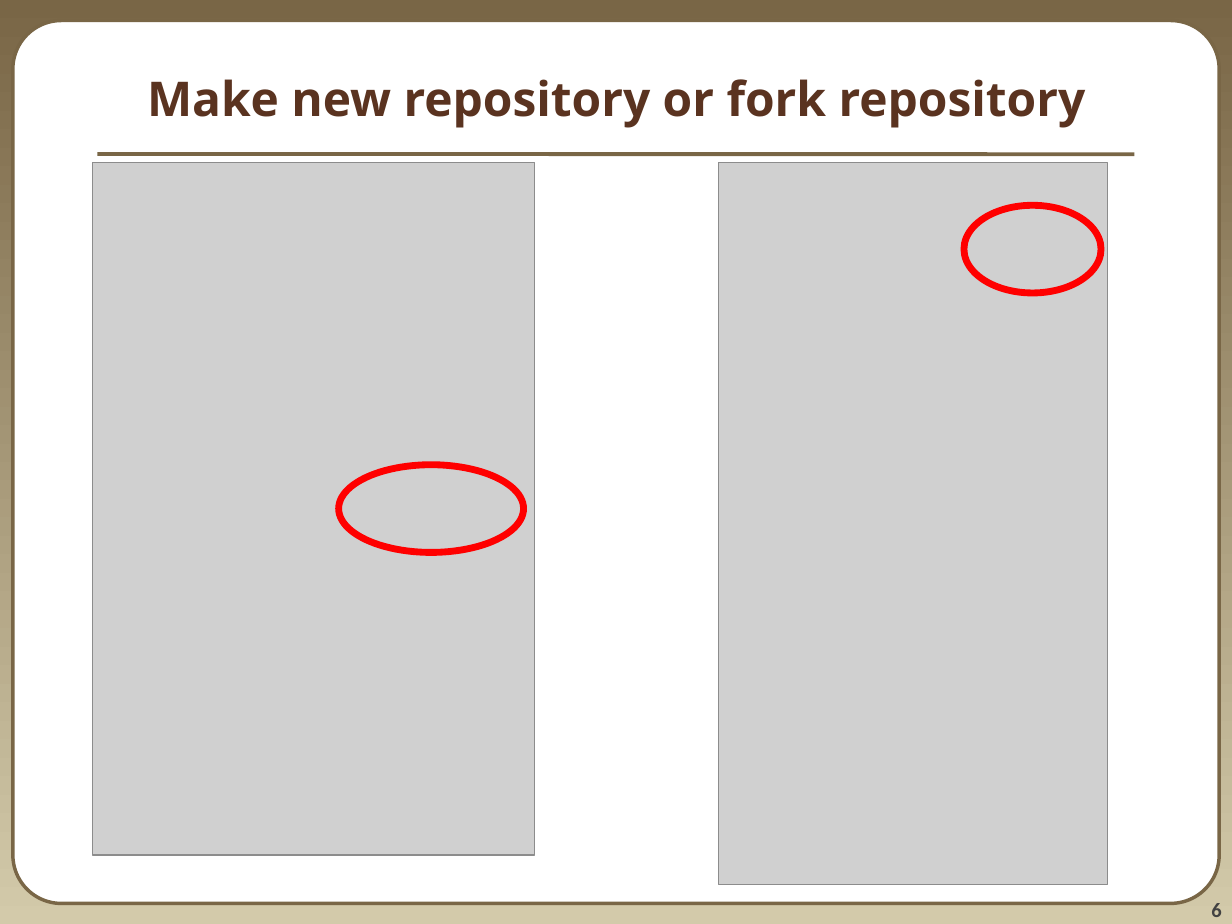
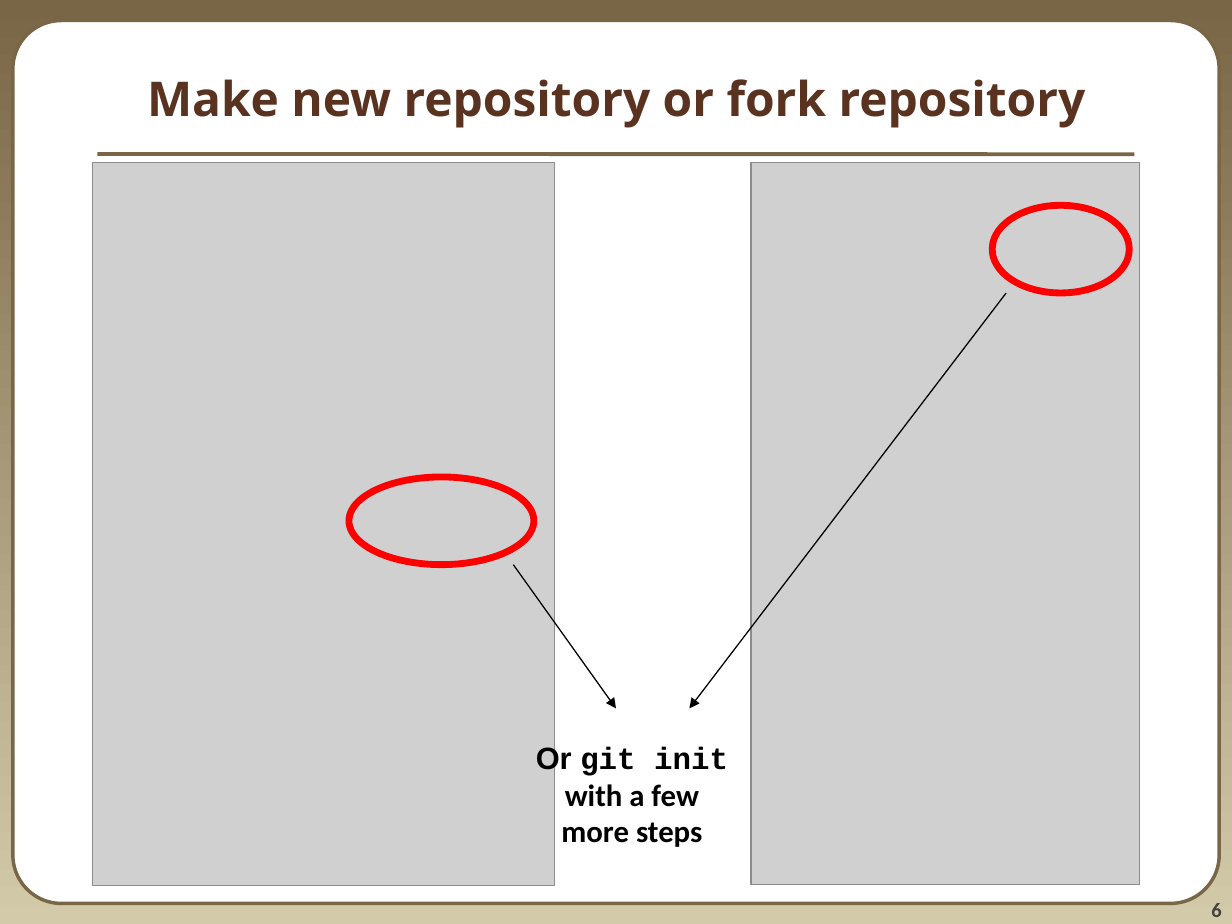
Before and after one commit to lahoffm/github_help, a slide deck: slide 6 of Github introduction Lukas.pptx. Drawn at 1232x924 pixels with LibreOffice and Linux fonts; fonts in the diff are those of the drawing; grey boxes stand for pictures. Boxes give left, top, right and bottom in pixels: in the first picture for what was removed or moved away, otherwise in the second. Text is boxed around its words. In the diff, an @@ line names an element or a change of style, - is before the commit and + after.

```diff
--- a/Github introduction Lukas.pptx
+++ b/Github introduction Lukas.pptx
@@ picture: place and size @@
-picture at [92, 163, 535, 855]
+picture at [92, 163, 554, 886]
@@ picture: place and size @@
-picture at [718, 163, 1106, 885]
+picture at [752, 163, 1140, 885]
@@ ellipse: place and size @@
-ellipse at [963, 206, 1100, 293]
+ellipse at [992, 206, 1129, 293]
@@ arrow added from (1007, 293) to (690, 708), #000000 0.75 pt @@
@@ ellipse: place and size @@
-ellipse at [339, 464, 524, 552]
+ellipse at [349, 477, 533, 564]
@@ arrow added from (514, 564) to (616, 708), #000000 0.75 pt @@
@@ text added at [536, 744, 728, 847], 18 pt, text #000000, bold @@
+Or git init
+with a few
+more steps
```
Also in this commit, not shown: 11 other slides changed, 5 slides added, 2 slides removed, 2 other files.
